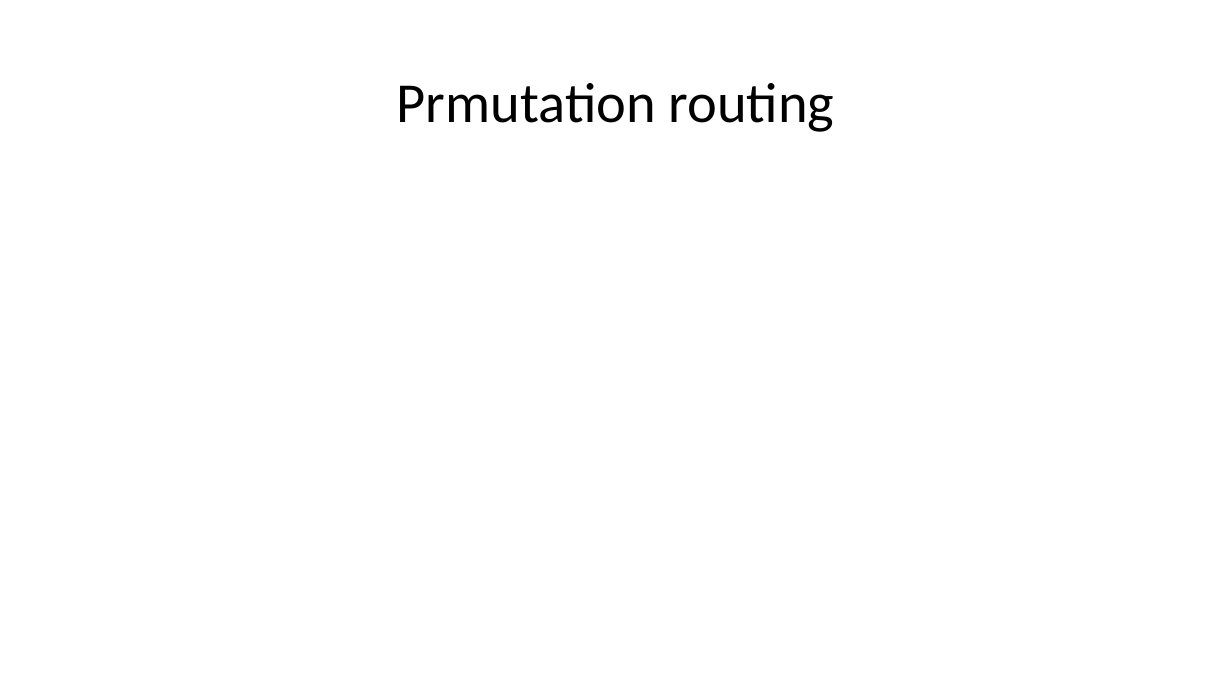
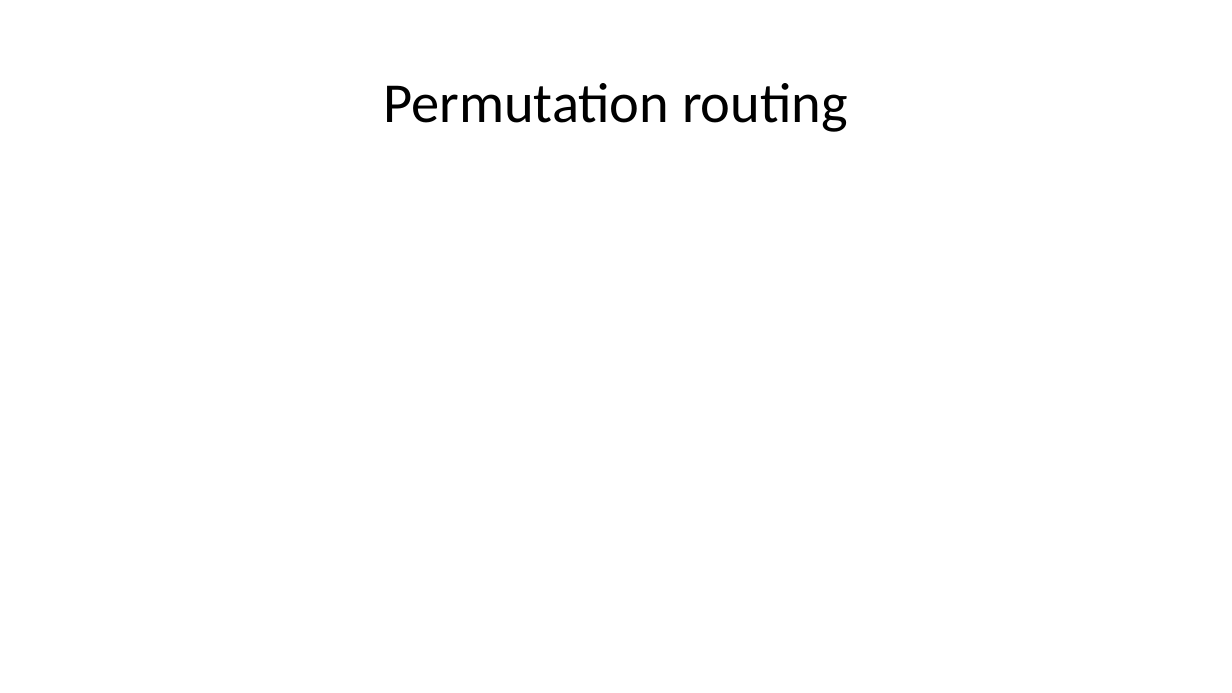
Before and after one commit to nagyandras95/Egyetem, a slide deck: slide 18 of halozatok/Load-Optimal Local Fast Rerouting for Relisient Networks.pptx. Drawn at 1232x693 pixels with LibreOffice and Linux fonts; fonts in the diff are those of the drawing; grey boxes stand for pictures. Boxes give left, top, right and bottom in pixels: in the first picture for what was removed or moved away, otherwise in the second. Text is boxed around its words. In the diff, an @@ line names an element or a change of style, - is before the commit and + after.

Commit message:
Fix typos, add some more details

```diff
--- a/halozatok/Load-Optimal Local Fast Rerouting for Relisient Networks.pptx
+++ b/halozatok/Load-Optimal Local Fast Rerouting for Relisient Networks.pptx
@@ title at (383,83,848,132): text changed @@
-Prmutation routing
+Permutation routing
```
Also in this commit, not shown: 4 other slides changed, 1 slide added.
